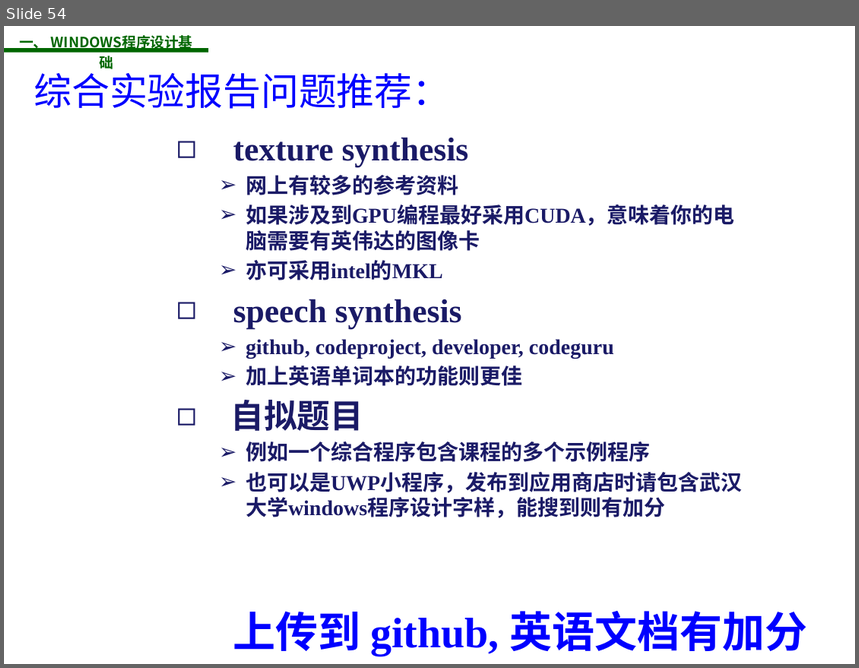
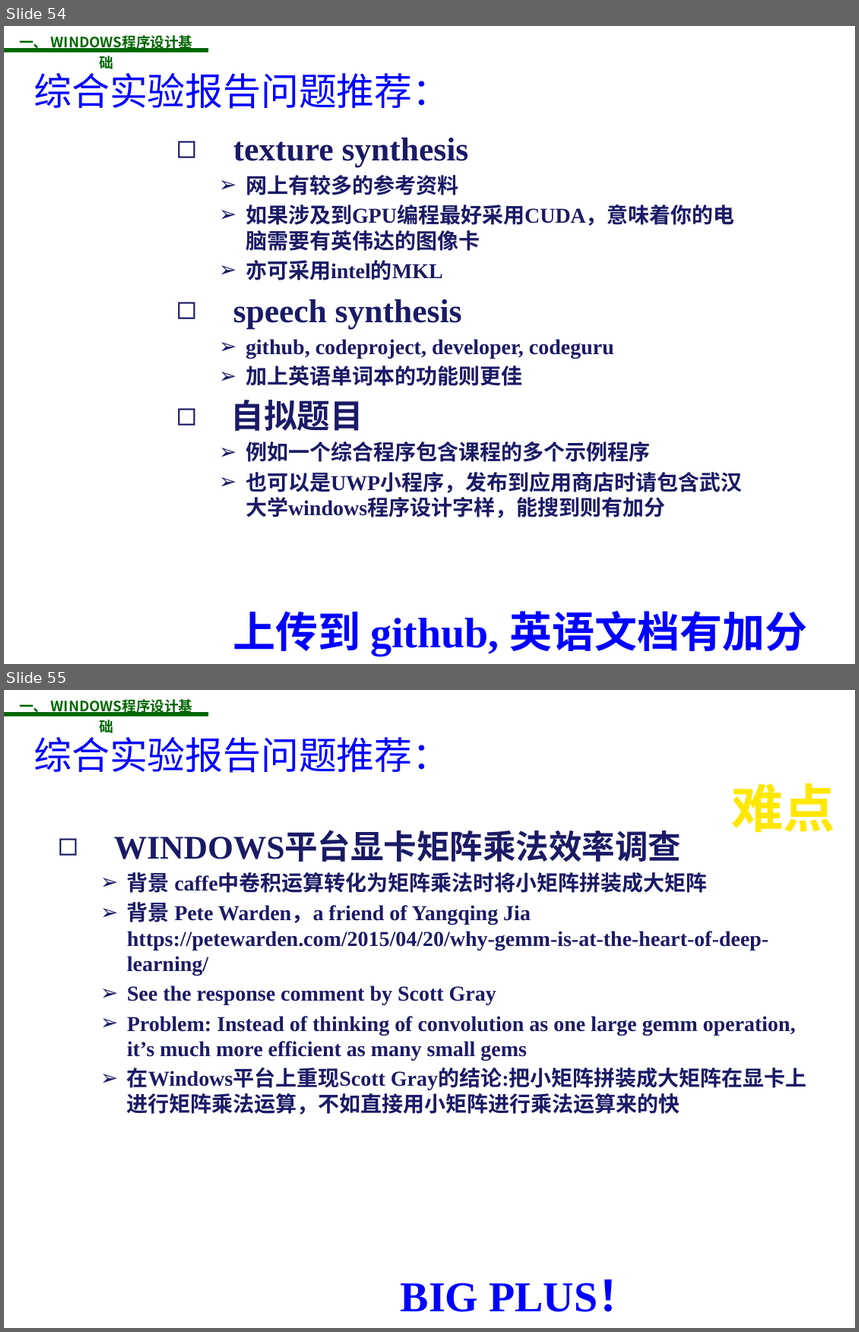
Before and after one commit to jichenghu/ppt_programmingWindows, a slide deck: programmingWindows_1.pptx. Shown one above the other, each under a label of ours: slide 54 before the commit, slides 54 and 55 after it. The pictures are 859x668 and 859x1332 pixels, drawn with LibreOffice and Linux fonts; fonts in the diff are those of the drawing; background and template pictures are left out. Boxes give left, top, right and bottom in pixels: in the first picture for what was removed or moved away, otherwise in the second. Text is boxed around its words. In the diff, an @@ line names an element or a change of style, - is before the commit and + after.

Commit message:
1st presentation
updated

```diff
--- a/programmingWindows_1.pptx
+++ b/programmingWindows_1.pptx
@@ slide 55 added at <box>4,690,855,1328</box>, background picture (left out); not listed: 2 template elements that a slide beside it also shows @@
@@ text added at <box>34,731,451,773</box>, 32 pt, text #0000FF @@
+    综合实验报告问题推荐：
@@ text added at <box>731,783,835,833</box>, 44 pt, text gradient #FFE701 to #FE3E02, bold @@
+难点
@@ text added at <box>114,832,807,1115</box>, 18 pt, text #191966, bold @@
+◻ WINDOWS平台显卡矩阵乘法效率调查
+  ➢ 背景 caffe中卷积运算转化为矩阵乘法时将小矩阵拼装成大矩阵
+  ➢ 背景 Pete Warden，a friend of Yangqing Jia https://petewarden.com/2015/04/20/why-gemm-is-at-the-heart-of-deep-learning/
+  ➢ See the response comment by Scott Gray
+  ➢ Problem: Instead of thinking of convolution as one large gemm operation, it’s much more efficient as many small gems
+  ➢ 在Windows平台上重现Scott Gray的结论:把小矩阵拼装成大矩阵在显卡上进行矩阵乘法运算，不如直接用小矩阵进行乘法运算来的快
@@ text added at <box>401,1280,640,1312</box>, 36 pt, text #FFFFFF, bold @@
+综合实验报告若包含算法或新技术
+BIG PLUS！
```
